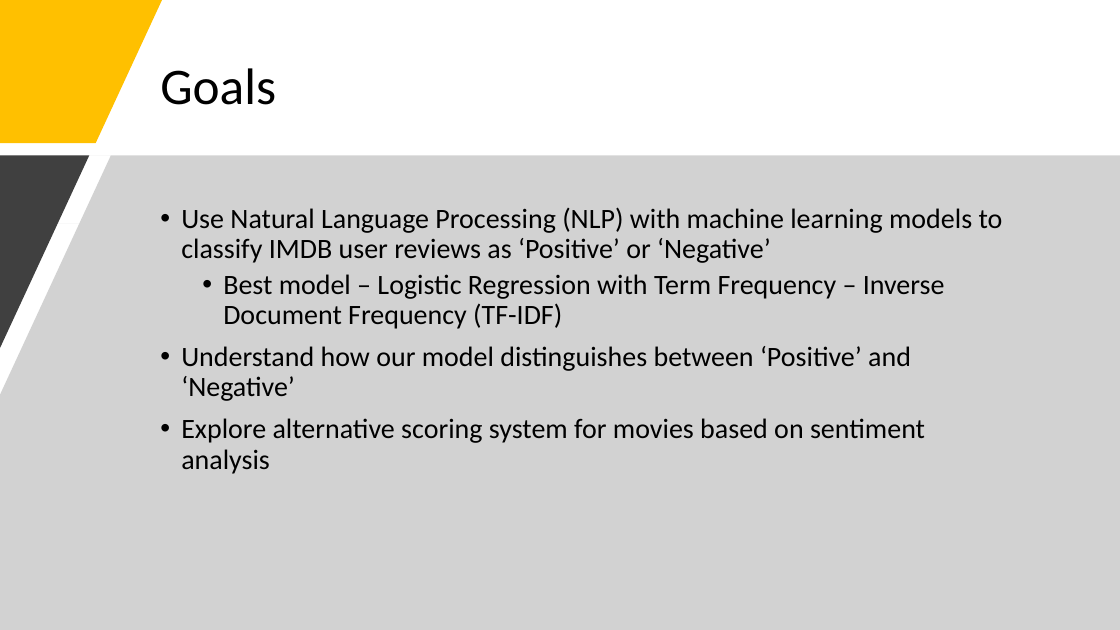
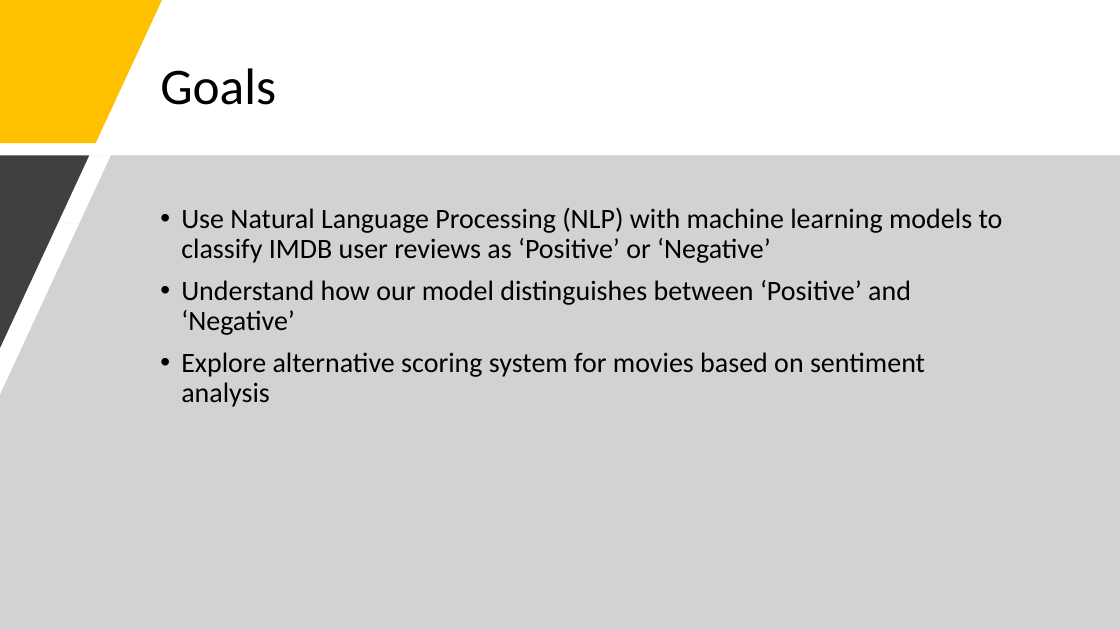
Before and after one commit to Drymander/dsc-phase-4-project, a slide deck: slide 2 of images/Johnny Dryman - Phase 4 Project Presentation.pptx. Drawn at 1120x630 pixels with LibreOffice and Linux fonts; fonts in the diff are those of the drawing. Boxes give left, top, right and bottom in pixels: in the first picture for what was removed or moved away, otherwise in the second. Text is boxed around its words. In the diff, an @@ line names an element or a change of style, - is before the commit and + after.

```diff
--- a/images/Johnny Dryman - Phase 4 Project Presentation.pptx
+++ b/images/Johnny Dryman - Phase 4 Project Presentation.pptx
@@ text at <box>223,274,945,329</box>: paragraph removed @@
-  • Best model – Logistic Regression with Term Frequency – Inverse Document Frequency (TF-IDF)
```
Also in this commit, not shown: 4 other slides changed, 2 slides added, 3 other files.
